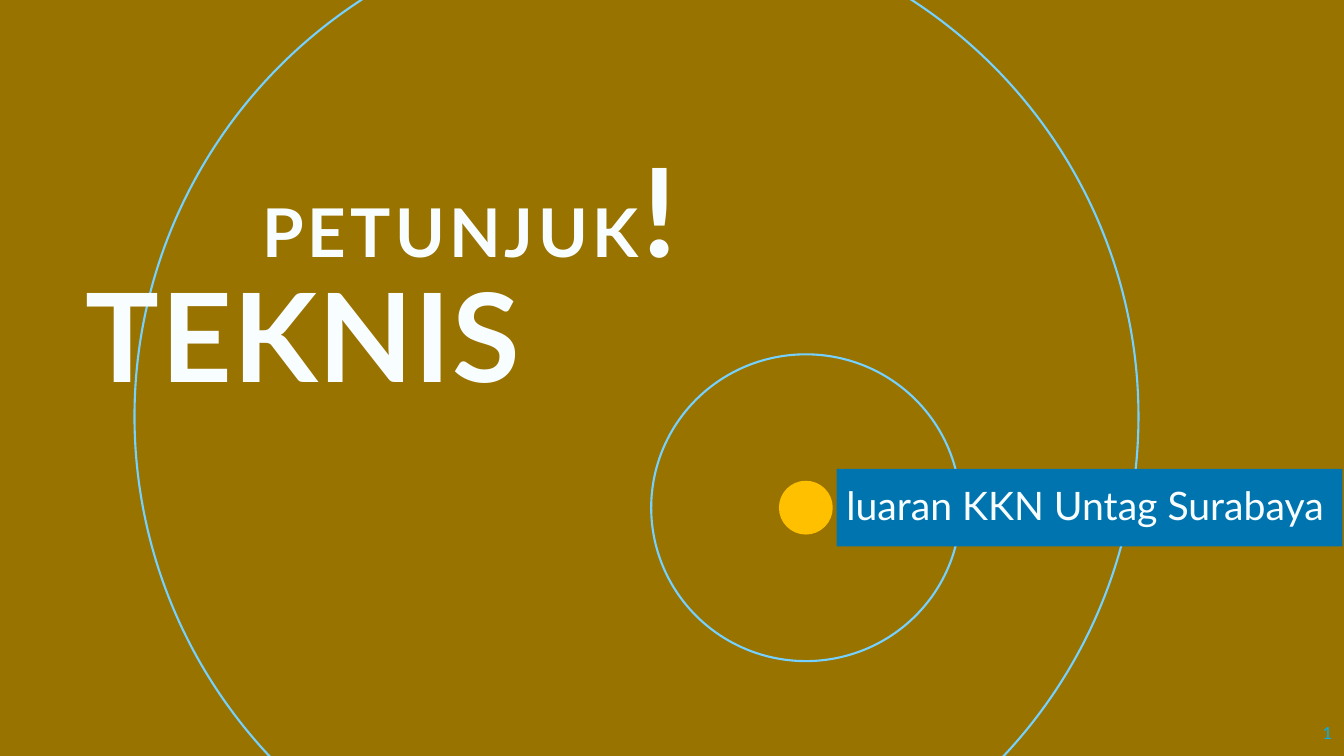
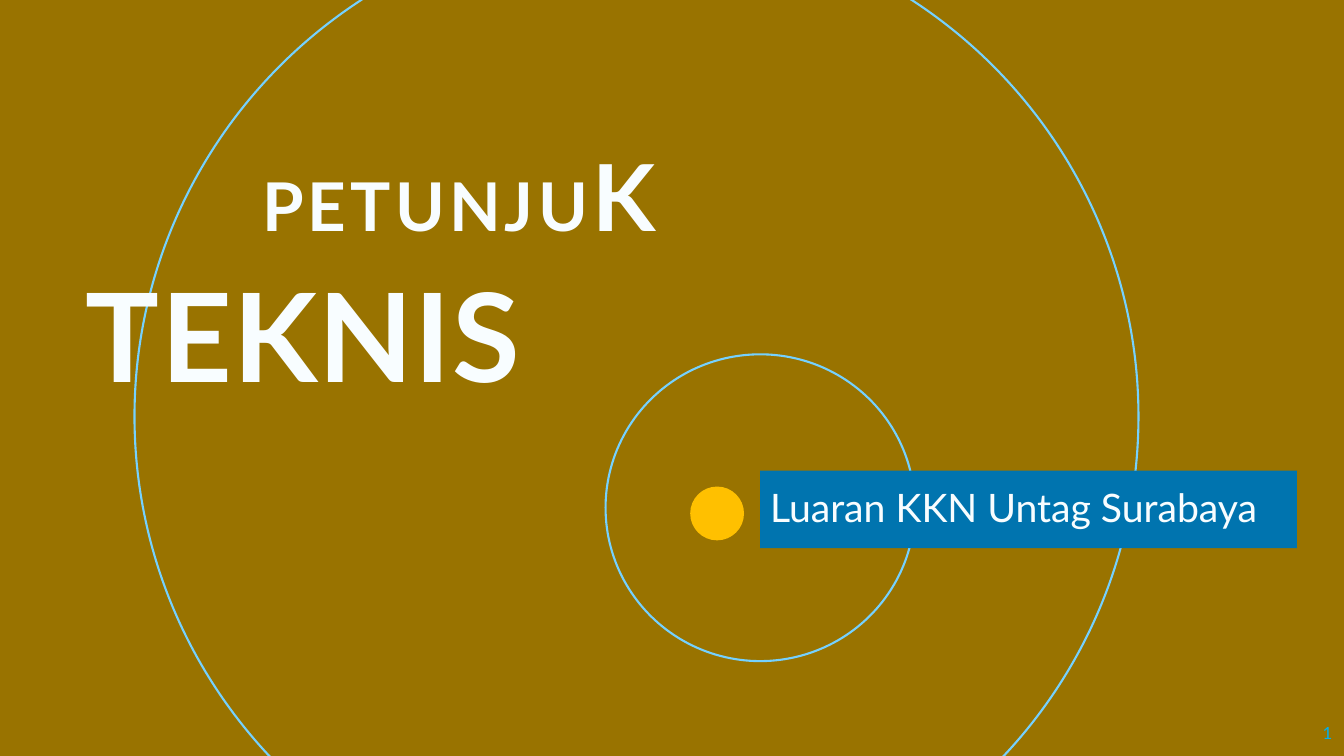
Before and after one commit to chariotofthesun/kkngenap2024, a slide deck: slide 1 of petunjuk teknis luaran kkn untag sby.pptx. Drawn at 1344x756 pixels with LibreOffice and Linux fonts; fonts in the diff are those of the drawing; background and template pictures are left out. Boxes give left, top, right and bottom in pixels: in the first picture for what was removed or moved away, otherwise in the second. Text is boxed around its words. In the diff, an @@ line names an element or a change of style, - is before the commit and + after.

```diff
--- a/petunjuk teknis luaran kkn untag sby.pptx
+++ b/petunjuk teknis luaran kkn untag sby.pptx
@@ text at (262,208,638,258): text changed @@
-PETUNJUK!
+PETUNJUK
@@ ellipse: place and size @@
-ellipse at (651,354,961,660)
+ellipse at (606,354,915,660)
@@ rectangle "Luaran KKN Untag Surabaya": place and size @@
-rectangle "Luaran KKN Untag Surabaya" at (837,469,1343,546)
+rectangle "Luaran KKN Untag Surabaya" at (760,471,1298,548)
@@ freeform shape: place and size @@
-freeform shape at (779,481,833,534)
+freeform shape at (691,487,744,540)
@@ text in rectangle at (770,493,1257,529): text changed @@
-luaran KKN Untag Surabaya
+Luaran KKN Untag Surabaya
```
Also in this commit, not shown: 8 other slides changed, 5 slides added, 12 slides removed.
